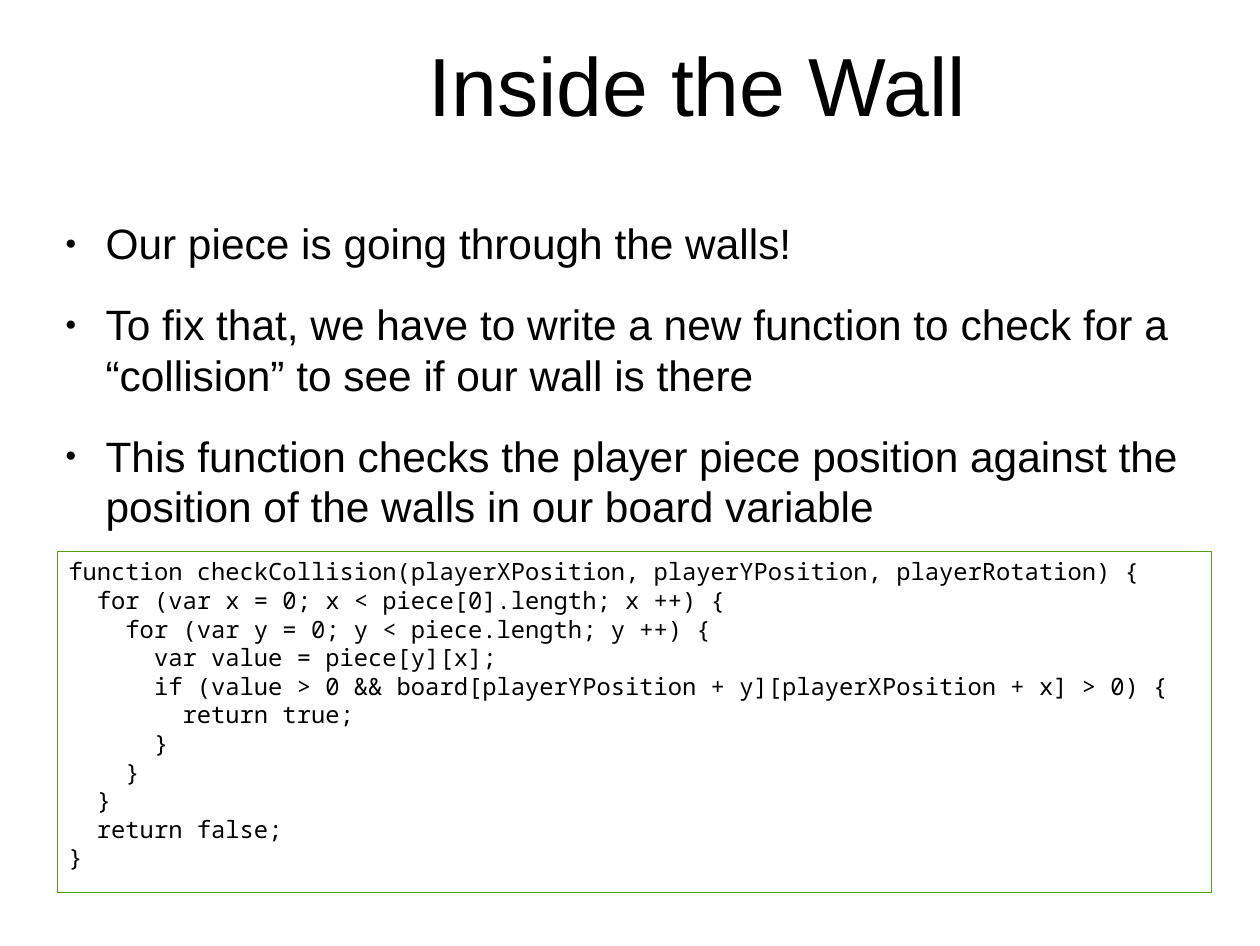
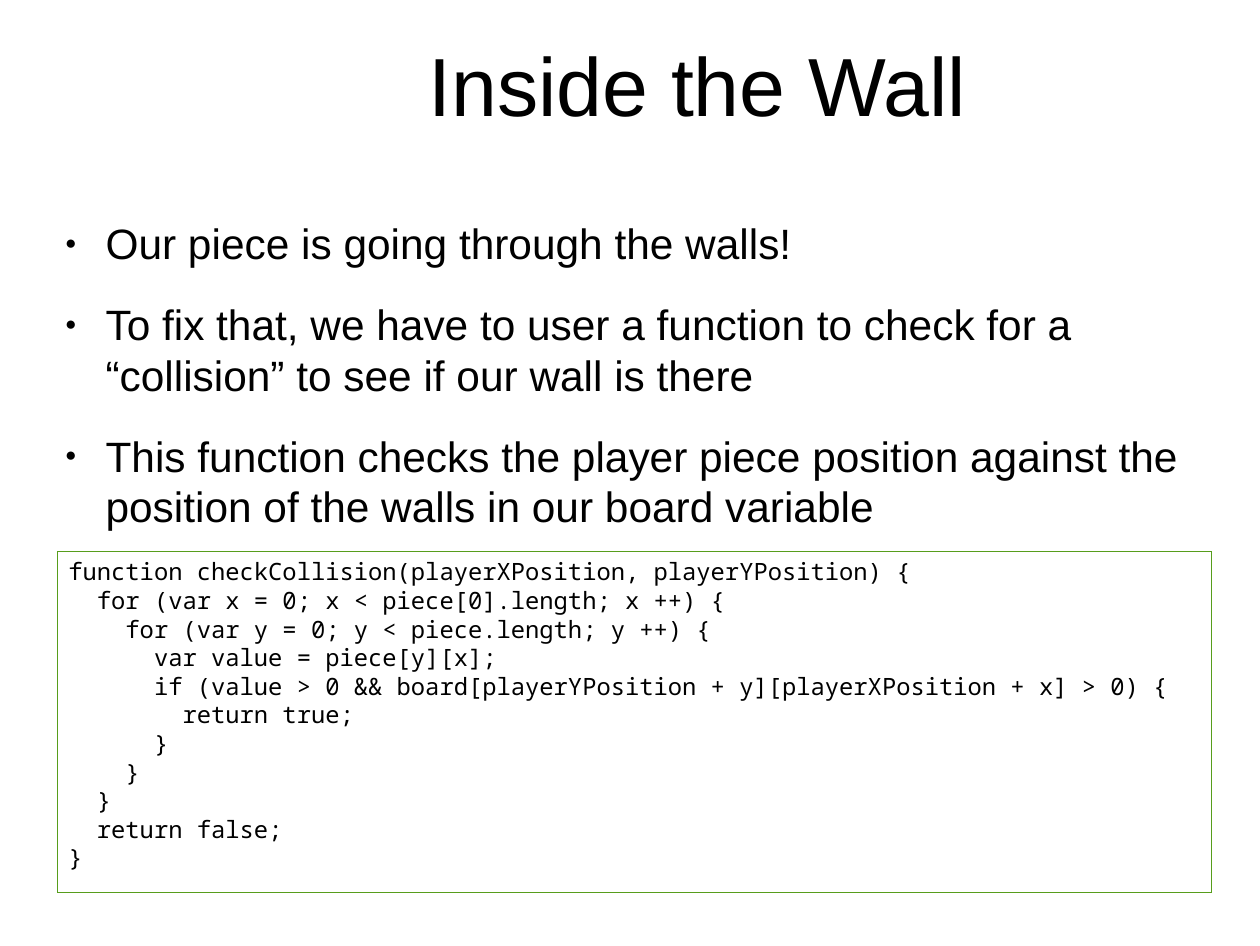
Before and after one commit to originalgrego/Webtris, a slide deck: slide 22 of Webtris - Explorathon 2019.odp (slide 21 before the commit). Drawn at 1260x946 pixels with LibreOffice and Linux fonts; fonts in the diff are those of the drawing; background and template pictures are left out. Boxes give left, top, right and bottom in pixels: in the first picture for what was removed or moved away, otherwise in the second. Text is boxed around its words. In the diff, an @@ line names an element or a change of style, - is before the commit and + after.

```diff
--- a/Webtris - Explorathon 2019.odp
+++ b/Webtris - Explorathon 2019.odp
@@ text at (106,309,1072,392): text changed @@
-● To fix that, we have to write a new function to check for a “collision” to see if our wall is there
+● To fix that, we have to user a function to check for a “collision” to see if our wall is there
@@ text in rectangle at (68,561,882,586): text changed @@
-function checkCollision(playerXPosition, playerYPosition, playerRotation) {
+function checkCollision(playerXPosition, playerYPosition) {
```
Also in this commit, not shown: 5 other slides changed, 4 slides added.
